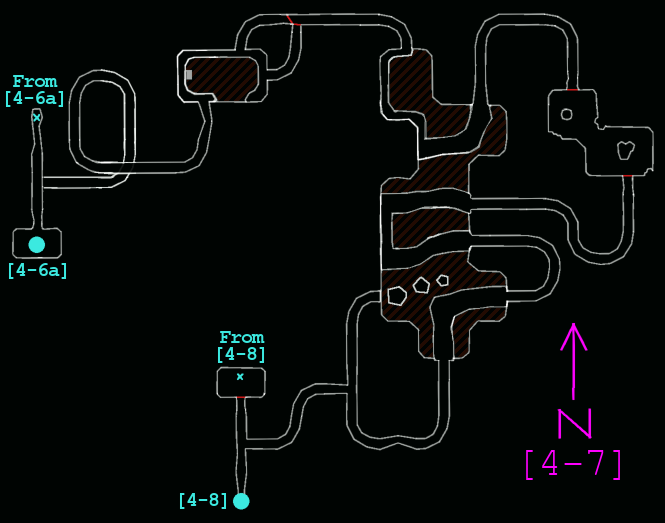
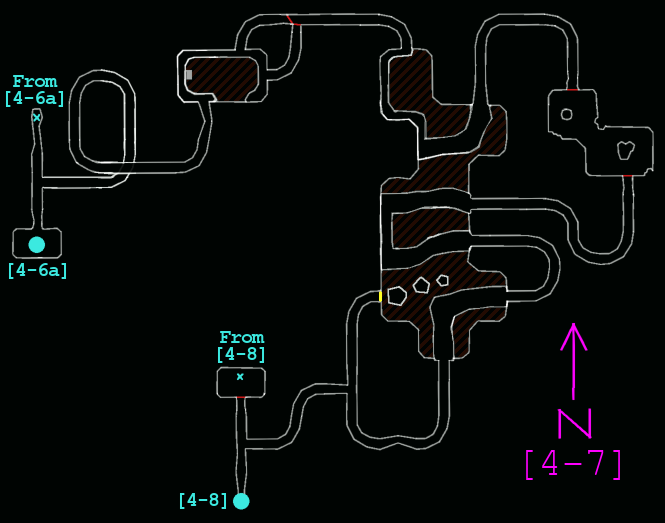
Layer changes from the first 665x523 image to the second:
painted on "main" over [41, 177, 382, 302]
